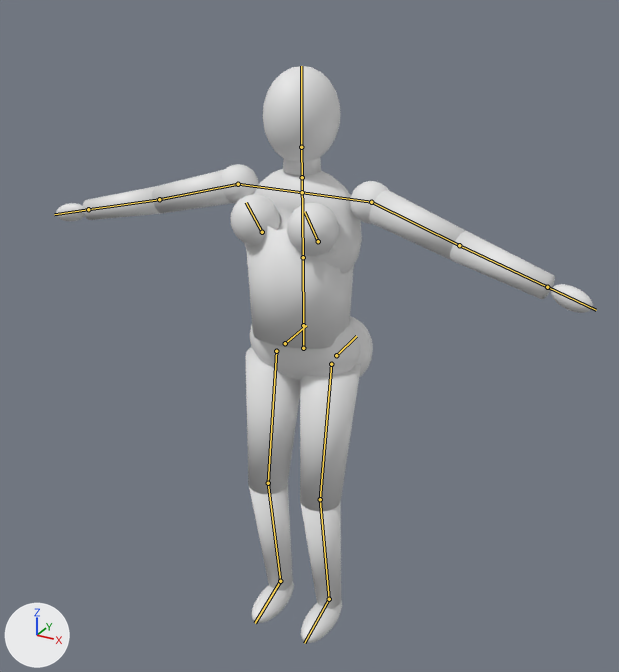
The Blender file blender/jump_animation.blend, before and after one commit.
One viewpoint serves both versions: a 50 mm lens placed at (1.09, -1.94, 2.31), pointed at (0.03, -0.02, 1.35). Every picture has the same lights, and +X, +Y and +Z are marked at lower left. The first picture is the older version. Both versions are drawn at frame 20 of the action 'RigAction.001'; the numbers are the values there. The bones that bend it are drawn over the model as lines.

Names of what the first picture shows: 'Body'.
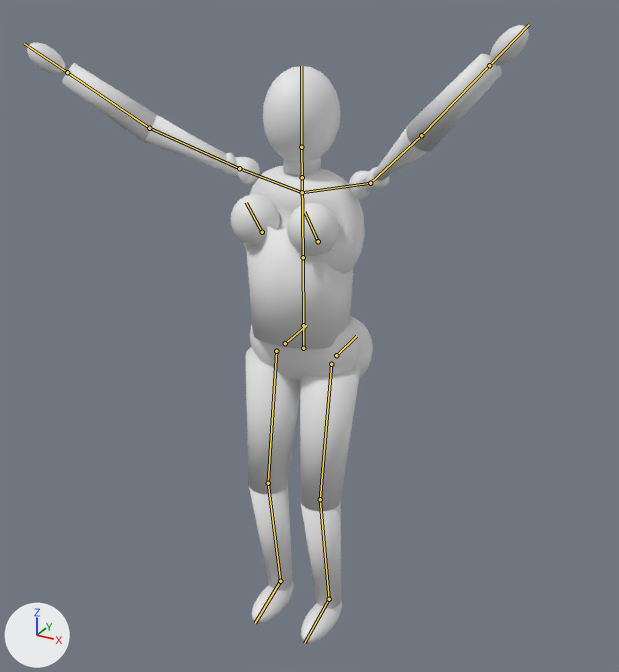
Where the change shows, as pixel boxes [x1, y1, x2, y2] in the pictures (619 x 672 px):
'Body', posed (7% narrower, 7% taller): before [56, 66, 593, 643]; after [27, 25, 529, 643]
bone 'clavicle.L', root to tip: before (302, 192) to (371, 202); after (302, 192) to (370, 183)
bone 'upperarm.L', root to tip: before (371, 202) to (459, 245); after (370, 183) to (421, 135)
bone 'forearm.L', root to tip: before (459, 245) to (547, 287); after (421, 135) to (489, 65)
bone 'clavicle.R', root to tip: before (302, 192) to (238, 184); after (302, 192) to (239, 168)
bone 'upperarm.R', root to tip: before (238, 184) to (159, 199); after (239, 168) to (149, 128)
bone 'forearm.R', root to tip: before (159, 199) to (88, 209); after (149, 128) to (67, 72)

Diff of the bpy script that builds the scene:
```diff
--- a/blender/jump_animation.blend.py
+++ b/blender/jump_animation.blend.py
@@ bone_clavicle_l @@
 bone_clavicle_l = bpy.data.objects['Rig'].pose.bones['clavicle.L']  # child of 'chest'
-bone_clavicle_l.rotation_quaternion = (1.0, 0.0, 0.0, 0.0)  # degrees (0, 0, 0)
+bone_clavicle_l.rotation_quaternion = (0.993, 0.12, 0.0, 0.01)  # degrees (14, 0, 1)
@@ bone_upperarm_l @@
 bone_upperarm_l = bpy.data.objects['Rig'].pose.bones['upperarm.L']  # child of 'clavicle.L'
-bone_upperarm_l.rotation_quaternion = (0.966, -0.141, -0.22, -0.034)  # degrees (-17, -26, 0)
+bone_upperarm_l.rotation_quaternion = (0.304, -0.154, -0.893, -0.285)  # degrees (-33, -141, -8)
@@ bone_forearm_l @@
 bone_forearm_l = bpy.data.objects['Rig'].pose.bones['forearm.L']  # child of 'upperarm.L'
-bone_forearm_l.rotation_quaternion = (0.985, 0.0, -0.165, -0.05)  # degrees (1, -19, -6)
+bone_forearm_l.rotation_quaternion = (0.987, 0.009, -0.12, -0.107)  # degrees (3, -14, -13)
@@ bone_clavicle_r @@
 bone_clavicle_r = bpy.data.objects['Rig'].pose.bones['clavicle.R']  # child of 'chest'
-bone_clavicle_r.rotation_quaternion = (1.0, 0.0, 0.0, 0.0)  # degrees (0, 0, 0)
+bone_clavicle_r.rotation_quaternion = (0.994, 0.107, 0.0, -0.009)  # degrees (12, 0, -1)
@@ bone_upperarm_r @@
 bone_upperarm_r = bpy.data.objects['Rig'].pose.bones['upperarm.R']  # child of 'clavicle.R'
-bone_upperarm_r.rotation_quaternion = (0.966, -0.141, 0.22, 0.034)  # degrees (-17, 26, 0)
+bone_upperarm_r.rotation_quaternion = (0.411, -0.215, 0.837, 0.291)  # degrees (-32, 126, 12)
@@ bone_forearm_r @@
 bone_forearm_r = bpy.data.objects['Rig'].pose.bones['forearm.R']  # child of 'upperarm.R'
-bone_forearm_r.rotation_quaternion = (0.985, 0.0, 0.165, 0.05)  # degrees (1, 19, 6)
+bone_forearm_r.rotation_quaternion = (0.991, 0.008, 0.087, 0.097)  # degrees (2, 10, 11)
```
